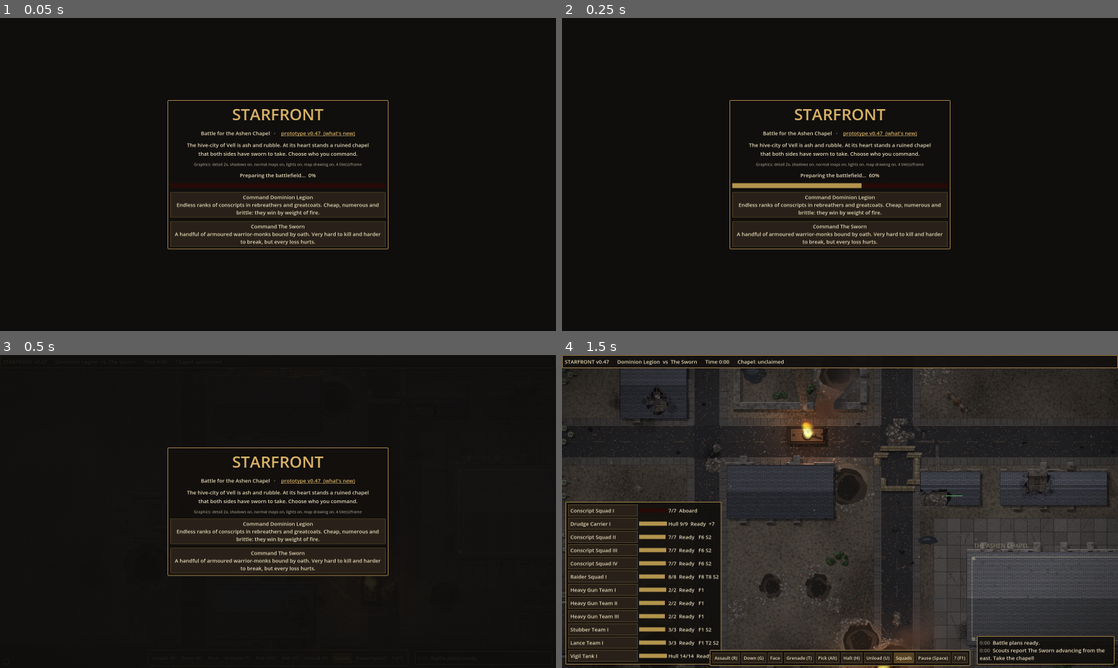
Above: before the commit, frames 1-4 (two rows, left to right).
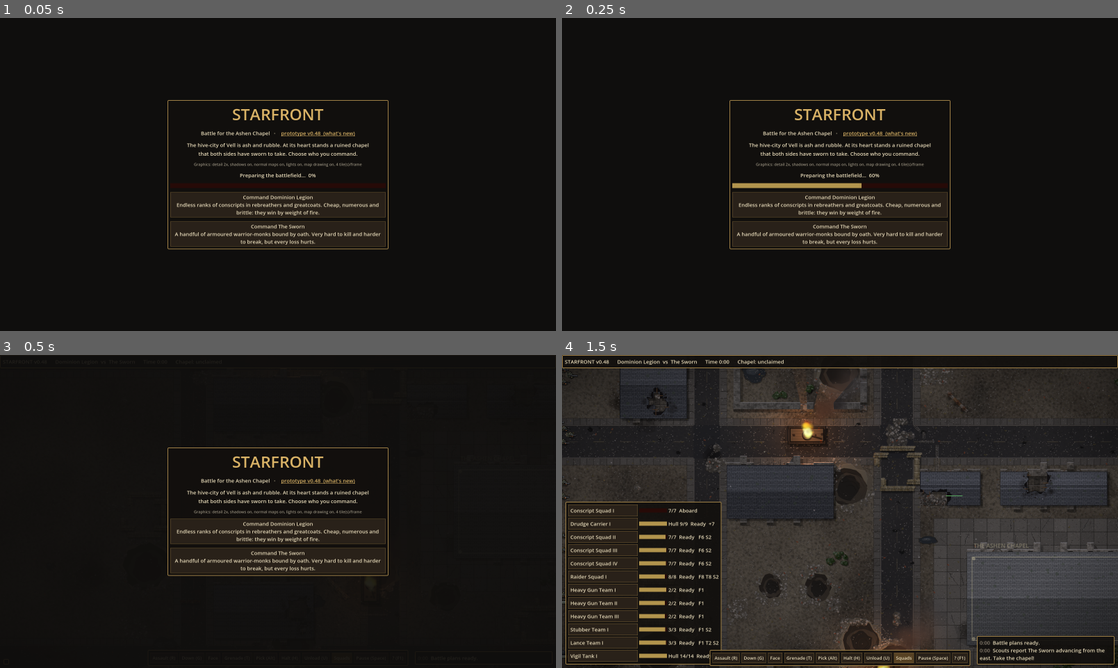
Above: after the commit, the same moments.

Repository: sirspoon/StarFront
Game: Godot game, scene res://scenes/main.tscn
Same seed, same stepped clock (60 frames per second), same inputs: the game is played once before the commit and once after it. Sound files missing from this copy of the repository are replaced by a short silence.
Inputs (mouse positions are in pixels of both pictures, inside the frame that each line leads up to):
- Up to frame 1 (0.05 s): no input
- Up to frame 2 (0.25 s): no input
- Up to frame 3 (0.5 s): no input
- Up to frame 4 (1.5 s): click "Command Dominion Legion Endle…" at 0.5 s; tap Enter at 1.25 s; move the mouse to (962, 495) at 1.27 s; hold D from 1.28 s (still down); hold Shift from 1.28 s (still down); click (962, 495) at 1.42 s

The runs differ from the first frame. In frame 1, less than 0.1% of the frame differs, in the area x 57-58%, y 36-38%; in frame 2, less than 0.1%; in frame 3, less than 0.1%; in frame 4, less than 0.1%, in the area x 0-9%, y 1-78%.

Commit message:
v0.48: detailed Legion drawings, sustained heavy gun fire, selection rings while paused
Co-Authored-By: Claude Opus 5.5 <noreply@anthropic.com>
Claude-Session: https://claude.ai/code/session_01Q9zFWq6qGPKtGhTxhDqH85

Diff:
--- a/project.godot
+++ b/project.godot
@@ -7,7 +7,7 @@
 
 config/name="StarFront"
 config/description="Real-time squad tactics in a ruined gothic future."
-config/version="0.47"
+config/version="0.48"
 run/main_scene="res://scenes/main.tscn"
 config/features=PackedStringArray("4.3", "GL Compatibility")
 config/icon="res://icon.svg"
--- a/scripts/game_data.gd
+++ b/scripts/game_data.gd
@@ -2,7 +2,7 @@
 extends RefCounted
 ## Factions, soldier types and weapons. Balance tuning lives here.
 
-const VERSION := "0.47"
+const VERSION := "0.48"
 
 ## range in pixels (16 px = 1 map cell); cooldown = seconds between bursts;
 ## acc = base hit chance; ap = how much infantry armour it ignores; supp = suppression per shot;
@@ -31,10 +31,10 @@
 		"acc": 0.22, "ap": 0.0, "dmg": 1, "pen": 1, "supp": 5.0, "tracer": Color(1.0, 0.8, 0.45), "width": 1.1},
 	"mass_pistol": {"name": "Mass-reactive pistol", "range": 190.0, "cooldown": 1.5, "burst": 2, "gap": 0.12,
 		"acc": 0.2, "ap": 0.3, "dmg": 2, "pen": 2, "supp": 6.0, "tracer": Color(0.6, 0.85, 1.0), "width": 1.8},
-	"heavy_lumen": {"name": "Heavy lumen gun", "range": 480.0, "cooldown": 2.2, "burst": 5, "gap": 0.12,
-		"acc": 0.19, "ap": 0.55, "dmg": 2, "pen": 3, "vdmg": 1, "supp": 12.0, "tracer": Color(1.0, 0.42, 0.2), "width": 2.2},
-	"heavy_mass_gun": {"name": "Heavy mass-reactive gun", "range": 470.0, "cooldown": 2.6, "burst": 4, "gap": 0.14,
-		"acc": 0.11, "ap": 0.45, "dmg": 2, "pen": 4, "vdmg": 2, "supp": 16.0, "tracer": Color(0.6, 0.85, 1.0), "width": 2.8},
+	"heavy_lumen": {"name": "Heavy lumen gun", "range": 620.0, "cooldown": 1.0, "burst": 12, "gap": 0.08,
+		"acc": 0.085, "ap": 0.55, "dmg": 2, "pen": 3, "vdmg": 1, "supp": 10.0, "tracer": Color(1.0, 0.42, 0.2), "width": 2.2},
+	"heavy_mass_gun": {"name": "Heavy mass-reactive gun", "range": 600.0, "cooldown": 1.1, "burst": 10, "gap": 0.09,
+		"acc": 0.045, "ap": 0.45, "dmg": 2, "pen": 4, "vdmg": 2, "supp": 13.0, "tracer": Color(0.6, 0.85, 1.0), "width": 2.8},
 	"pyre_projector": {"name": "Pyre projector", "range": 115.0, "cooldown": 2.2, "burst": 1, "gap": 0.0,
 		"acc": 0.55, "ap": 0.5, "dmg": 1, "pen": 3, "vdmg": 1, "supp": 28.0, "flame": true, "cone": 0.35,
 		"tracer": Color(1.0, 0.55, 0.15), "width": 4.0},
--- a/scripts/main.gd
+++ b/scripts/main.gd
@@ -278,7 +278,7 @@
 			s.carrier.passengers.erase(s)
 			s.state = Soldier.State.READY
 			s.carrier = null
-		s.position = Vector2(map.plaza.position * BattleMap.CELL) + Vector2(40 + row[s.team] * 56, 62 - s.team * 36)
+		s.position = Vector2(map.plaza.position * BattleMap.CELL) + Vector2(40 + row[s.team] * 56, 42 - s.team * 34)
 		row[s.team] += 1
 		s.facing = 0.0
 		s.halt()
@@ -779,6 +779,11 @@
 	for fl in fire_lights:
 		fl[2] += dt * 9.0
 		fl[0].energy = fl[1] + sin(fl[2]) * 0.12 + randf() * 0.12
+	if paused and started:
+		# soldiers only redraw as they act; while paused, keep their selection rings up to date
+		for s in soldiers:
+			if s.visible:
+				s.queue_redraw()
 	if not started or over or paused:
 		return
 	time += dt
@@ -945,7 +950,10 @@
 				if o.team != team or not o.is_alive() or o.state == Soldier.State.ROUTING:
 					continue
 				var d2 := o.position.distance_squared_to(s.position)
-				if d2 > sight * sight:
+				var os := sight
+				if o.heavy and o.is_set_up():
+					os = minf(SIGHT, sight * 1.7)  # a gun team watching its arc picks out men in cover further off
+				if d2 > os * os:
 					continue
 				if d2 < 2500.0 or map.los_clear(o.position, s.position):
 					seen = true
--- a/scripts/soldier.gd
+++ b/scripts/soldier.gd
@@ -70,11 +70,11 @@
 var grenades := {}            # grenades he carries: kind -> how many
 # heavy weapons
 const SETUP_TIME := 2.5       # seconds to set a heavy gun up
-const ARC := 1.0              # once set up it covers this far either side (radians) without moving it
+const ARC := 1.3              # once set up it covers this far either side (radians) without moving it
 var heavy := false            # carries a heavy gun (the loader takes it over if the gunner falls)
 var setup_t := 0.0            # 0..1: how far the gun is set up
 var deploy_dir := 0.0         # the way it was set up facing
-const MAG := 6                # bursts in a load of ammunition
+const MAG := 5                # long bursts in a load of ammunition
 const RELOAD := 3.0           # seconds for the loader to change it...
 const RELOAD_ALONE := 7.5     # ...or for the gunner on his own
 var ammo := MAG               # bursts left in the current load
@@ -597,6 +597,8 @@
 		var score := d + (250.0 if e.state == State.ROUTING else 0.0)
 		if squad.facing != Vector2.ZERO and absf(wrapf((e.position - from).angle() - squad.facing.angle(), -PI, PI)) > 1.3:
 			score += 140.0  # prefer targets in the arc the squad is watching
+		if heavy and is_set_up() and absf(wrapf((e.position - from).angle() - deploy_dir, -PI, PI)) > ARC:
+			score += 600.0  # a set-up gun keeps to its arc while there's anything in it
 		if e.is_vehicle:
 			score += -400.0 if anti_tank else 150.0
 		cands.append([score, e])
@@ -693,46 +695,104 @@
 		draw_circle(Vector2(0, -radius - 6.0), 2.5, Color(1, 1, 1))
 
 
+## A Legion soldier from above: a long greatcoat with its skirts behind him, webbing and
+## pouches, a pack and rolled blanket, sleeves and gloved hands on his weapon, and a steel
+## helmet over a rebreather mask whose hose loops back to the pack. Sergeants wear a
+## red sash and a gilded crest; raiders go without packs, in darker coats with bandoliers.
 func _draw_conscript() -> void:
 	var coat: Color = colors.coat
 	var arm: Color = colors.armour
 	var trim: Color = colors.trim
 	var r := radius
+	var ld := Vector2(-0.6, -0.8).rotated(-facing)
+	var dark := Color(0.04, 0.04, 0.03, 0.9)
+	var raider := kind.begins_with("raider")
+	var stubber := kind == "gunner"
+	if raider:
+		coat = coat.darkened(0.3)  # raiders' coats are dyed dark for night work
+	var leather := Color(0.3, 0.22, 0.14)
+	var wood := Color(0.36, 0.24, 0.14)
+	var gunmetal := Color(0.2, 0.2, 0.19)
+	# the greatcoat's skirts, flaring out behind him
+	var skirt := PackedVector2Array([Vector2(0, -r * 0.72), Vector2(-r * 0.9, -r * 0.85), Vector2(-r * 1.3, -r * 0.4),
+			Vector2(-r * 1.35, r * 0.4), Vector2(-r * 0.9, r * 0.85), Vector2(0, r * 0.72)])
+	draw_colored_polygon(skirt, coat.darkened(0.18))
+	draw_line(Vector2(-r * 0.6, 0), Vector2(-r * 1.33, 0), coat.darkened(0.45), 0.6)  # the vent at the back
+	# what he carries on his back
 	if data.get("loader", false):
-		draw_rect(Rect2(-r - 3.0, -4.0, 6.0, 8.0), Color(0.28, 0.26, 0.16))  # power cells for the heavy gun
-		draw_line(Vector2(-r - 3.0, 0), Vector2(-r + 3.0, 0), Color(1.0, 0.55, 0.25, 0.8), 1.0)
+		_gun(Rect2(-r * 1.45, -r * 0.55, r * 0.75, r * 1.1), Color(0.3, 0.28, 0.18))  # crate of power cells
+		for k in 3:
+			draw_rect(Rect2(-r * 1.35 + k * r * 0.22, -r * 0.4, r * 0.14, r * 0.8), Color(1.0, 0.55, 0.25, 0.75))
 	elif heavy:
-		draw_rect(Rect2(-r - 2.0, -3.5, 5.0, 7.0), Color(0.22, 0.22, 0.17))  # the gun's power pack
-	elif not kind.begins_with("raider"):
-		draw_rect(Rect2(-r - 1.0, -3.0, 4.0, 6.0), arm.darkened(0.2))  # pack and bedroll (raiders travel light)
-	draw_circle(Vector2.ZERO, r, coat.darkened(0.25) if kind.begins_with("raider") else coat)
-	draw_arc(Vector2.ZERO, r, 0, TAU, 16, coat.darkened(0.45), 1.0)
-	var big_gun := heavy
-	var stubber := kind == "gunner"
-	var raider := kind.begins_with("raider")
-	if big_gun:
+		_gun(Rect2(-r * 1.3, -r * 0.5, r * 0.6, r), Color(0.26, 0.26, 0.2))  # the gun's power pack
+		draw_circle(Vector2(-r, 0), r * 0.15, Color(1.0, 0.55, 0.25))
+	elif not raider:
+		_gun(Rect2(-r * 1.25, -r * 0.5, r * 0.6, r), arm.darkened(0.1))  # pack
+		draw_colored_polygon(_ell(Vector2(-r * 1.3, 0), r * 0.24, r * 0.72, 12), Color(0.42, 0.38, 0.3))  # rolled blanket
+		draw_line(Vector2(-r * 1.3, -r * 0.4), Vector2(-r * 1.3, r * 0.4), Color(0.25, 0.22, 0.17), 0.6)
+	# the body in its coat, with webbing
+	_plate(Vector2.ZERO, r * 0.66, r * 0.9, coat, ld, 0.8)
+	draw_line(Vector2(-r * 0.45, -r * 0.55), Vector2(r * 0.4, -r * 0.55), leather, 0.9)  # shoulder straps
+	draw_line(Vector2(-r * 0.45, r * 0.55), Vector2(r * 0.4, r * 0.55), leather, 0.9)
+	for k in 3:  # ammunition pouches on his belt
+		draw_rect(Rect2(r * 0.2 + k * 0.1, -r * 0.55 + k * r * 0.5, r * 0.28, r * 0.24), leather.darkened(0.15))
+	if raider:
+		draw_line(Vector2(-r * 0.45, -r * 0.7), Vector2(r * 0.45, r * 0.7), leather, 1.6)  # bandolier
+		for k in 4:
+			draw_circle(Vector2(-r * 0.45, -r * 0.7).lerp(Vector2(r * 0.45, r * 0.7), (k + 0.5) / 4.0), 0.6, Color(0.75, 0.6, 0.3))
+	if is_leader and not raider:
+		draw_line(Vector2(-r * 0.5, r * 0.65), Vector2(r * 0.4, -r * 0.7), Color(0.7, 0.12, 0.1), 1.6)  # sergeant's sash
+	# arms: sleeves and gloved hands on the weapon
+	var rear_hand := Vector2(r * 0.25, r * 0.38)
+	var fore_hand := Vector2(r * 0.95, r * 0.32)
+	if kind == "lancer":
+		rear_hand = Vector2(r * 0.2, -r * 0.25)
+		fore_hand = Vector2(r * 0.7, -r * 0.4)
+	elif raider:
+		fore_hand = Vector2(r * 0.35, -r * 0.7)  # the knife hand
+	for pair in [[Vector2(0, r * 0.6), rear_hand], [Vector2(0, -r * 0.6), fore_hand]]:
+		draw_line(pair[0], pair[1], dark, r * 0.36 + 1.2)
+		draw_line(pair[0], pair[1], coat.lightened(0.05), r * 0.36)
+		draw_circle(pair[1], r * 0.19, leather.darkened(0.2))  # glove
+	# the weapon
+	if heavy:
 		_draw_heavy_gun(Color(0.42, 0.44, 0.36), Color(1.0, 0.55, 0.25), 5.5, r + 19.0)
 	elif raider:
-		draw_line(Vector2(-r * 0.2, -r * 0.75), Vector2(r * 0.5, r * 0.75), Color(0.22, 0.16, 0.1), 1.6)  # bandolier
-		draw_line(Vector2(0, 3), Vector2(r + 4.0, 3), Color(0.1, 0.09, 0.08), 2.6)  # ripper gun, short and stubby
-		draw_rect(Rect2(r * 0.4, 3.5, 2.5, 3.5), Color(0.15, 0.13, 0.1))  # drum
-		_draw_blade(Vector2(r * 0.35, -r * 0.7), r * (1.5 if kind == "raider_sgt" else 0.9), 1.4 if kind == "raider_sgt" else 1.1,
-				Color(0.62, 0.62, 0.6), Color(0.3, 0.22, 0.14), kind == "raider_sgt")
+		_gun(Rect2(r * 0.1, r * 0.3, r + 3.0, 2.6), gunmetal)  # ripper gun, short and stubby
+		draw_circle(Vector2(r * 0.65, r * 0.3 + 3.4), 2.0, Color(0.15, 0.13, 0.1))  # drum
+		_draw_blade(fore_hand, r * (1.5 if kind == "raider_sgt" else 0.9), 1.4 if kind == "raider_sgt" else 1.1,
+				Color(0.68, 0.68, 0.66), leather, kind == "raider_sgt")
 	elif kind == "lancer":
-		draw_line(Vector2(-r - 2.0, -3), Vector2(r + 6.0, -3), Color(0.2, 0.22, 0.16), 4.5)  # launcher tube
-		draw_circle(Vector2(r + 7.0, -3), 2.6, Color(0.45, 0.35, 0.2))  # warhead
-	else:
-		draw_line(Vector2(0, 3), Vector2(r + (10.0 if stubber else 9.0), 3), Color(0.1, 0.09, 0.08), 3.5 if stubber else 2.0)
-	if stubber:
-		draw_rect(Rect2(1, 4, 4, 4), Color(0.3, 0.27, 0.15))  # ammo box
-	draw_circle(Vector2(r * 0.6, 3.5), 1.8, coat.darkened(0.2))
-	draw_circle(Vector2(0.5, 0), r * 0.58, arm)
-	draw_arc(Vector2(0.5, 0), r * 0.58, -1.3, 1.0, 8, arm.lightened(0.35), 1.0)
-	draw_circle(Vector2(r * 0.55, 0), 1.5, Color(0.12, 0.12, 0.12))  # rebreather
-	if kind.begins_with("raider"):
-		draw_line(Vector2(r * 0.15, -r * 0.5), Vector2(r * 0.15, r * 0.5), Color(0.55, 0.5, 0.42), 1.2)  # goggles strap
+		# the lance launcher over his shoulder: a long tube with a sight, the warhead poking out
+		_gun(Rect2(-r * 1.1, -r * 0.62, r * 2.4, 4.0), Color(0.28, 0.3, 0.22))
+		draw_rect(Rect2(r * 0.1, -r * 0.62 - 2.2, 2.2, 2.2), gunmetal)
+		draw_colored_polygon(PackedVector2Array([Vector2(r * 1.3, -r * 0.62 - 1.0), Vector2(r * 1.3 + 5.0, -r * 0.62 + 2.0),
+				Vector2(r * 1.3, -r * 0.62 + 5.0)]), Color(0.5, 0.38, 0.2))
+	elif stubber:
+		_gun(Rect2(r * 0.1, r * 0.2, r + 10.0, 3.2), gunmetal)  # heavy stubber
+		_gun(Rect2(r * 0.3, r * 0.2 + 3.2, 3.5, 3.5), Color(0.34, 0.3, 0.17))  # ammo box
+		draw_rect(Rect2(r + 9.0, r * 0.2 - 0.4, 2.0, 4.0), gunmetal.lightened(0.15))
+	else:
+		# lumen rifle: wooden stock and furniture, a dark barrel, a glowing power cell
+		_gun(Rect2(-r * 0.15, r * 0.28, r * 0.6, 2.4), wood)
+		_gun(Rect2(r * 0.4, r * 0.28 + 0.2, r + 4.5, 2.0), gunmetal)
+		draw_rect(Rect2(r * 0.55, r * 0.28 + 2.2, 2.0, 1.6), Color(1.0, 0.55, 0.25, 0.9))  # power cell
+	# the helmet: a steel dome with a brim, over the rebreather mask and goggles
+	var hc := Vector2(r * 0.15, 0)
+	var hr := r * 0.4
+	draw_line(Vector2(r * 0.55, r * 0.15), Vector2(-r * 0.7, r * 0.35), Color(0.12, 0.12, 0.11), 1.1)  # rebreather hose to the pack
+	draw_circle(hc, hr * 1.12, dark)
+	draw_circle(hc, hr * 1.08, arm.darkened(0.15))  # the brim
+	_plate(hc, hr * 0.86, hr * 0.86, arm, ld, 0.6, 14)
+	draw_line(hc - Vector2(hr * 0.75, 0), hc + Vector2(hr * 0.5, 0), arm.lightened(0.18), 0.7)  # the comb along the top
+	var mask := hc + Vector2(hr * 1.05, 0)
+	draw_circle(mask, hr * 0.42, Color(0.18, 0.18, 0.17))  # the rebreather's snout
+	draw_circle(mask + Vector2(hr * 0.15, 0), hr * 0.2, Color(0.08, 0.08, 0.08))
+	for sgn in [-1.0, 1.0]:  # goggle lenses glinting under the brim
+		draw_circle(hc + Vector2(hr * 0.75, sgn * hr * 0.45), hr * 0.2, Color(0.45, 0.5, 0.45))
+		draw_circle(hc + Vector2(hr * 0.7, sgn * hr * 0.45 - 0.3), hr * 0.08, Color(0.85, 0.9, 0.8))
 	if is_leader:
-		draw_line(Vector2(-2.5, 0), Vector2(2.5, 0), trim, 2.0)  # crest
+		draw_line(hc - Vector2(hr * 0.8, 0), hc + Vector2(hr * 0.6, 0), trim, 1.6)  # gilded crest
 
 
 ## An ellipse (optionally turned by rot) as a polygon.
--- a/scripts/whats_new.gd
+++ b/scripts/whats_new.gd
@@ -6,6 +6,8 @@
 
 const TEXT := """PROTOTYPE (before 1.0)
 - Tougher troops (more grazes and pinning, fewer quick wipe-outs); clearer heavy guns
+- The Legion redrawn in detail: greatcoats, packs, helmets and rebreathers
+- Heavy guns fire long sustained streams that pin enemy infantry down
 - The Sworn redrawn in detail: power armour, gold-rimmed pauldrons, glowing eyes and exhausts
 - A city map: streets, a chapel square, parks, walled compounds, bushes, hedges and barbed wire
 - Vehicles leave tracks and run down enemy soldiers; blood sprays further and up walls
Not shown, changed: CHANGELOG.md
Not shown, changed: sounds/heavy_laser_0.wav
Not shown, changed: sounds/heavy_laser_1.wav
Not shown, changed: sounds/heavy_mass_0.wav
Not shown, changed: sounds/heavy_mass_1.wav
